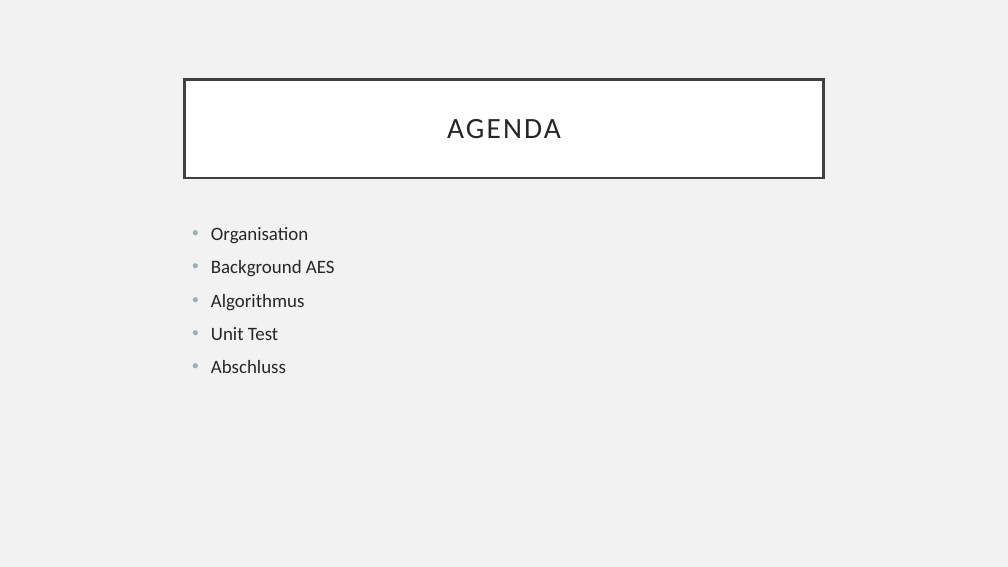
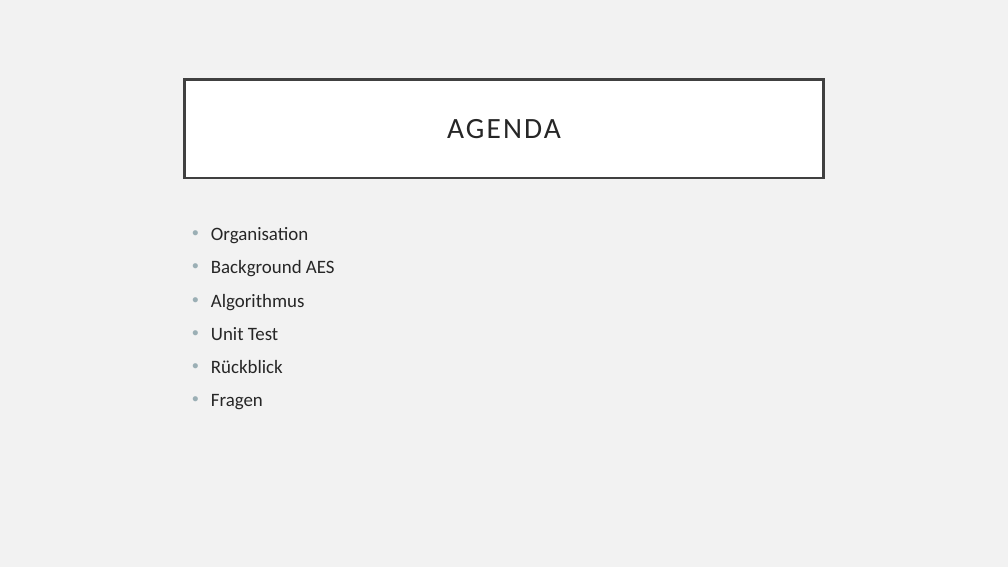
Before and after one commit to TIATIP-24-A-a/AES-TuBi-ZiRo-MaUn, a slide deck: slide 2 of docs/AES-Präsentation.pptx. Drawn at 1008x567 pixels with LibreOffice and Linux fonts; fonts in the diff are those of the drawing. Boxes give left, top, right and bottom in pixels: in the first picture for what was removed or moved away, otherwise in the second. Text is boxed around its words. In the diff, an @@ line names an element or a change of style, - is before the commit and + after.

```diff
--- a/docs/AES-Präsentation.pptx
+++ b/docs/AES-Präsentation.pptx
@@ text at <box>211,360,283,409</box>: text changed @@
-• Abschluss
+• Rückblick
+• Fragen
```
Also in this commit, not shown: 4 other slides changed.
